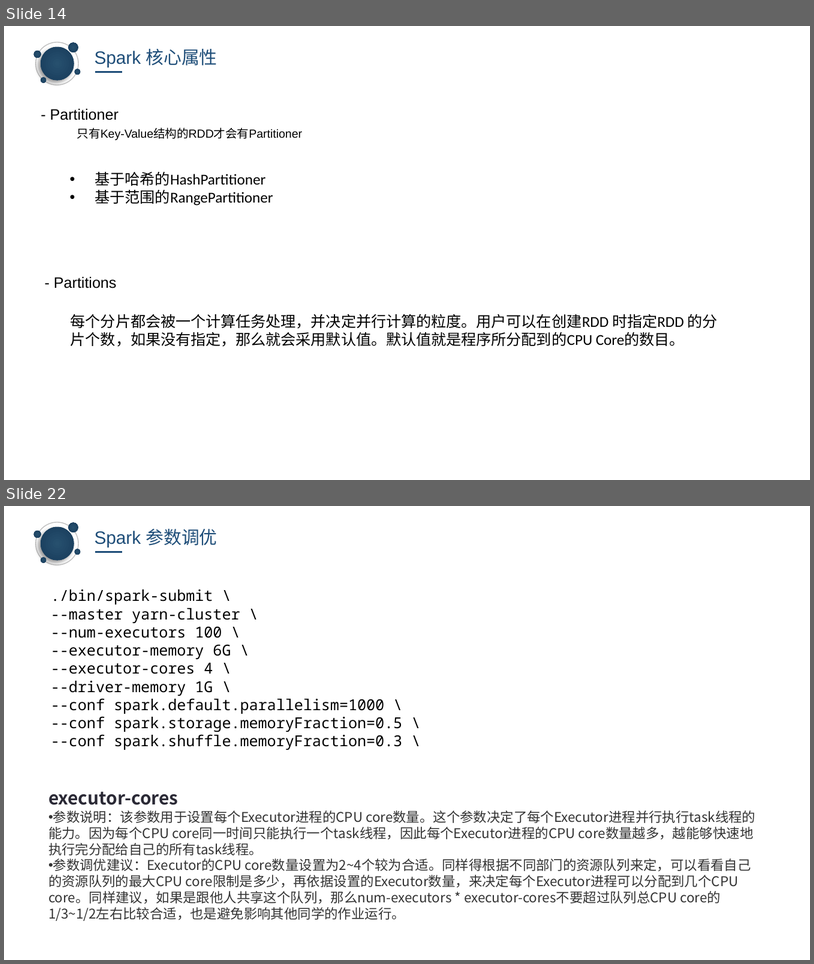
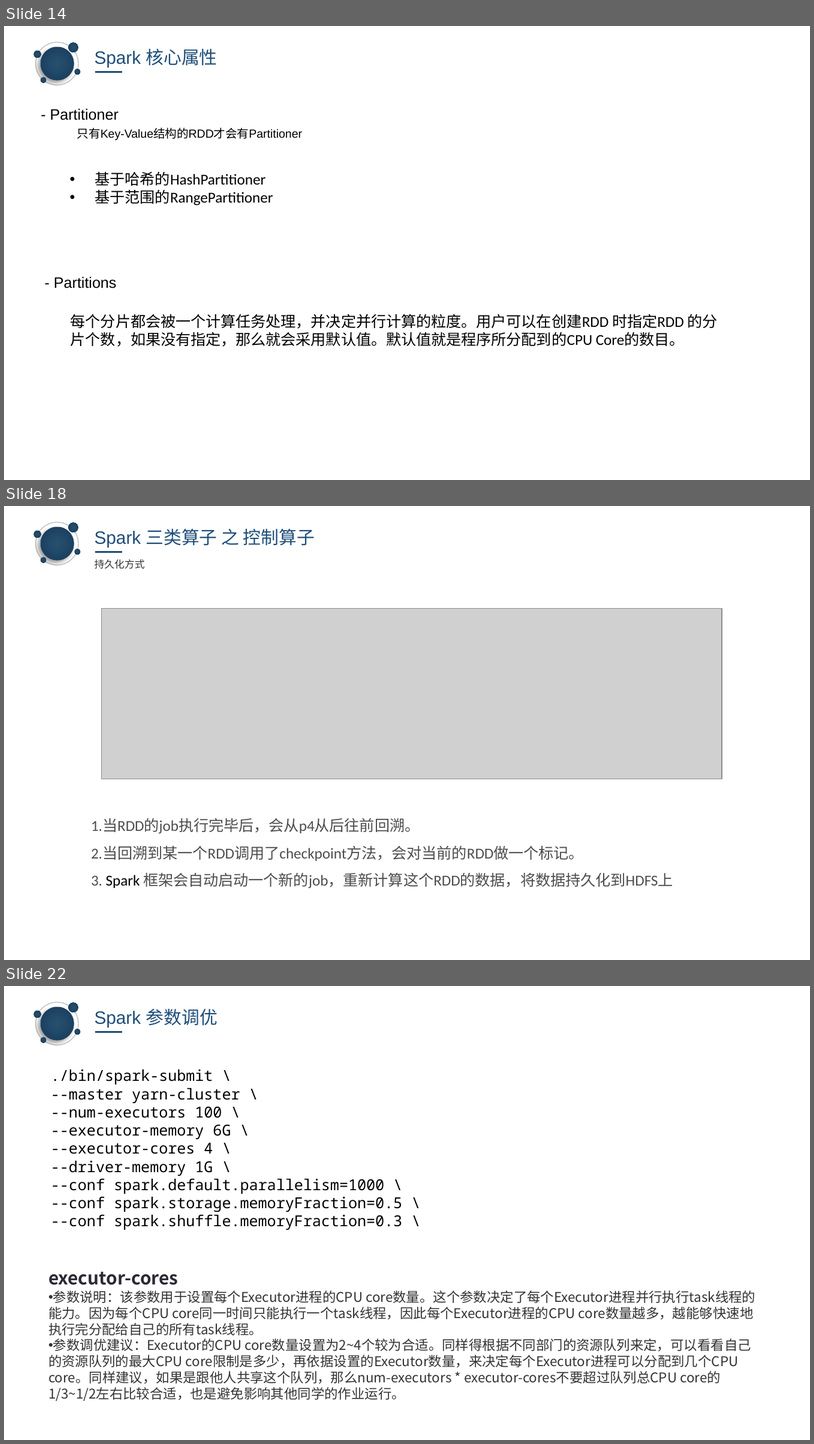
Before and after one commit to keagancoder/Spark-Handbook, a slide deck: Spark&& spark core.pptx. Shown one above the other, each under a label of ours: slides 14 and 22 before the commit, slides 14, 18 and 22 after it; the slides between them are not shown. The pictures are 814x964 and 814x1444 pixels, drawn with LibreOffice and Linux fonts; fonts in the diff are those of the drawing; grey boxes stand for pictures; background and template pictures are left out. Boxes give left, top, right and bottom in pixels: in the first picture for what was removed or moved away, otherwise in the second. Text is boxed around its words. In the diff, an @@ line names an element or a change of style, - is before the commit and + after.

```diff
--- a/Spark&& spark core.pptx
+++ b/Spark&& spark core.pptx
@@ slide 18 added at (4, 506, 810, 960), background picture (left out); not listed: 6 template elements that a slide beside it also shows @@
@@ text added at (95, 529, 315, 547), 16 pt, text #1F4E79 @@
+Spark 三类算子 之 控制算子
@@ text added at (95, 559, 145, 569), 9 pt, text #333333 @@
+持久化方式
@@ line added from (95, 552) to (123, 552), #1F4E79 1.5 pt @@
@@ picture added at (102, 609, 723, 778) @@
@@ text added at (91, 819, 673, 888), 13.5 pt, text #4D4D4D @@
+1.当RDD的job执行完毕后，会从p4从后往前回溯。
+2.当回溯到某一个RDD调用了checkpoint方法，会对当前的RDD做一个标记。
+3. Spark 框架会自动启动一个新的job，重新计算这个RDD的数据，将数据持久化到HDFS上
```
Also in this commit, not shown: 11 slides changed, 1 slide removed.
